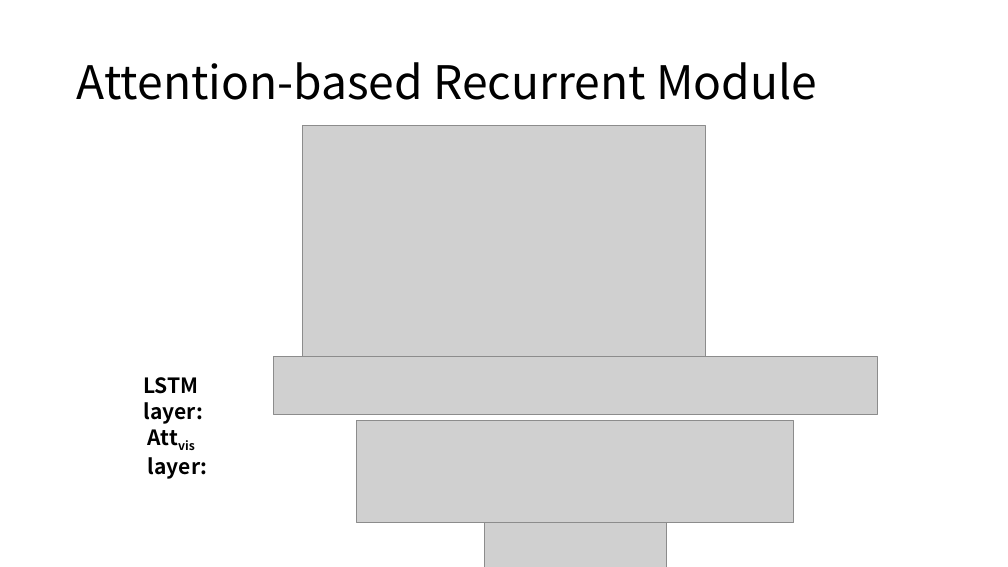
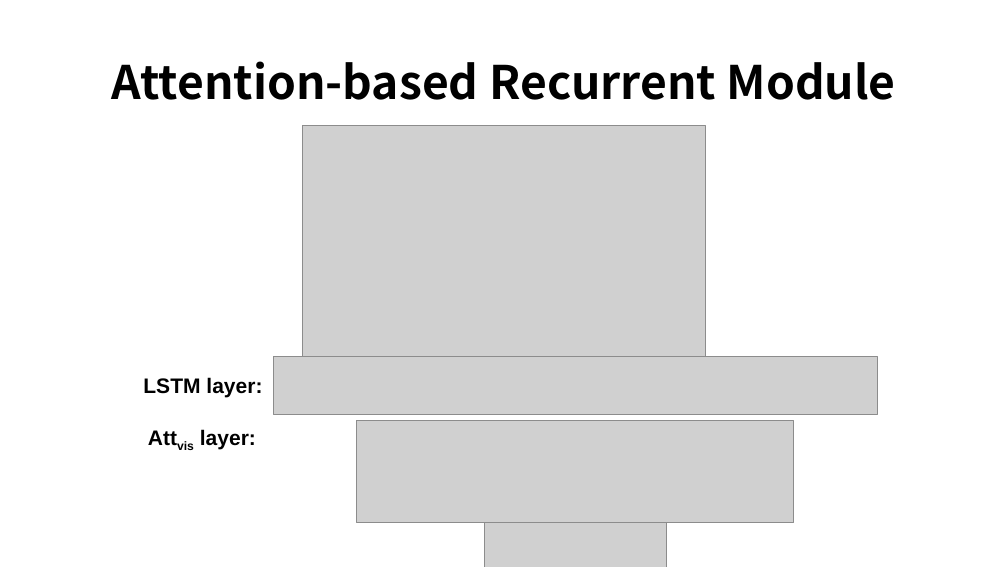
Before and after one commit to ezeli/notes_in_BIT, a slide deck: slide 4 of PPT/ICCV2019 Reflective Decoding Network for Image Captioning.pptx. Drawn at 1008x567 pixels with LibreOffice and Linux fonts; fonts in the diff are those of the drawing; grey boxes stand for pictures. Boxes give left, top, right and bottom in pixels: in the first picture for what was removed or moved away, otherwise in the second. Text is boxed around its words. In the diff, an @@ line names an element or a change of style, - is before the commit and + after.

```diff
--- a/PPT/ICCV2019 Reflective Decoding Network for Image Captioning.pptx
+++ b/PPT/ICCV2019 Reflective Decoding Network for Image Captioning.pptx
@@ title "Attention-based Recurrent Module" at (111,61,896,100): bold on; alignment left to centre @@
@@ text "LSTM layer:" at (143,377,262,398): font Noto Sans CJK SC to Arial @@
@@ text "Attvis layer:" at (200,429,256,449): font Noto Sans CJK SC to Arial @@
```
Also in this commit, not shown: 8 other slides changed, 1 other file.
